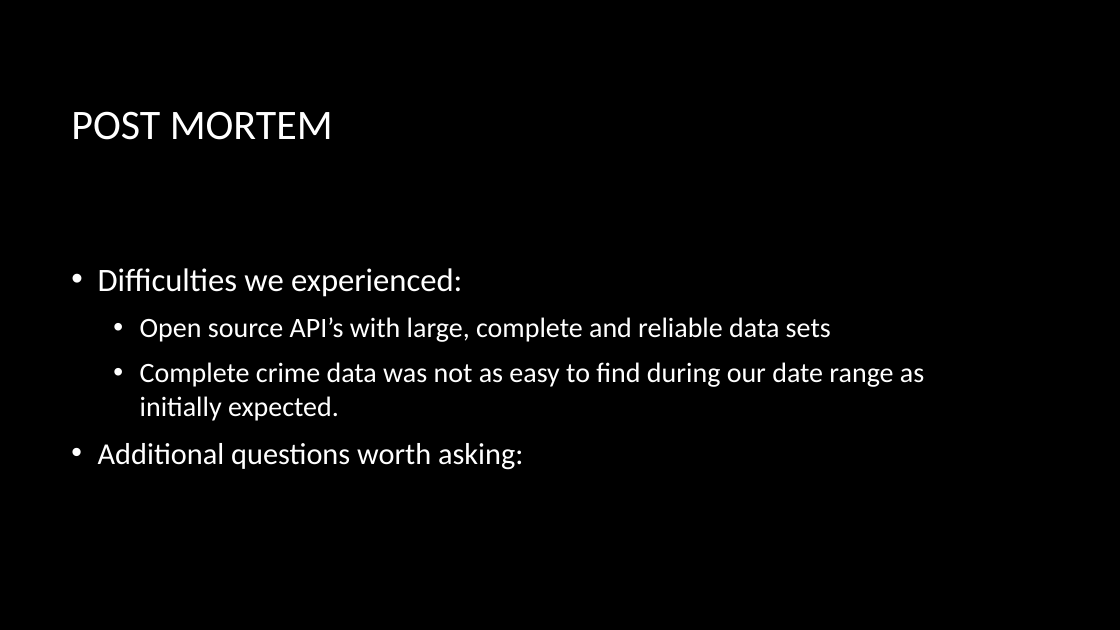
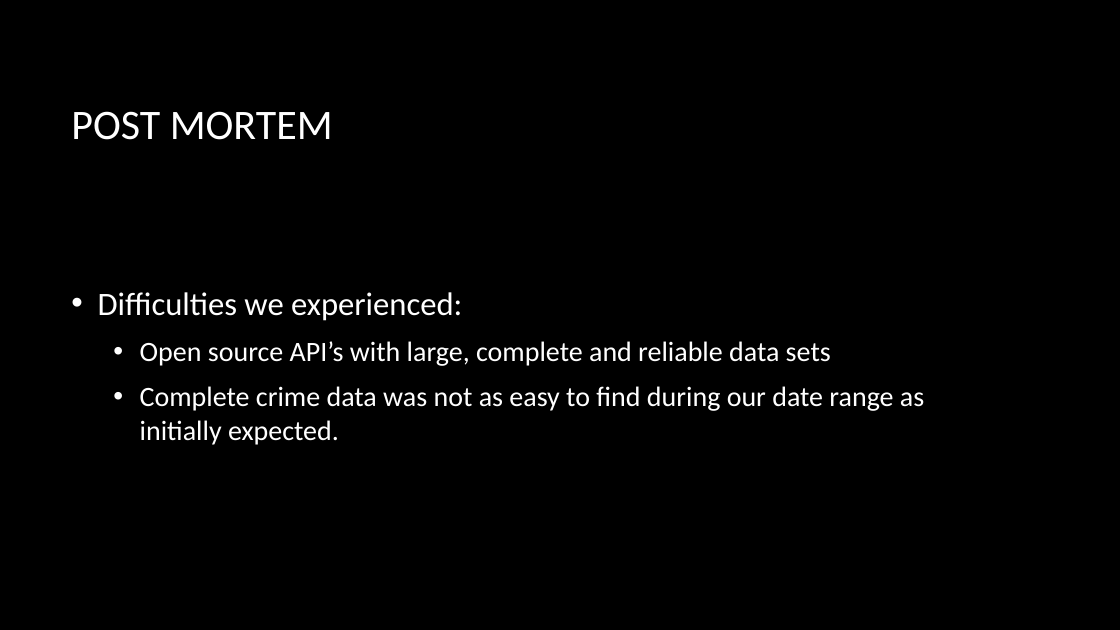
Before and after one commit to knwright/ProgressBar, a slide deck: slide 11 of Presentation.pptx. Drawn at 1120x630 pixels with LibreOffice and Linux fonts; fonts in the diff are those of the drawing; background and template pictures are left out. Boxes give left, top, right and bottom in pixels: in the first picture for what was removed or moved away, otherwise in the second. Text is boxed around its words. In the diff, an @@ line names an element or a change of style, - is before the commit and + after.

```diff
--- a/Presentation.pptx
+++ b/Presentation.pptx
@@ text at bbox=[98, 443, 523, 470]: paragraph removed @@
-• Additional questions worth asking:
```
Also in this commit, not shown: 1 other slide changed.
